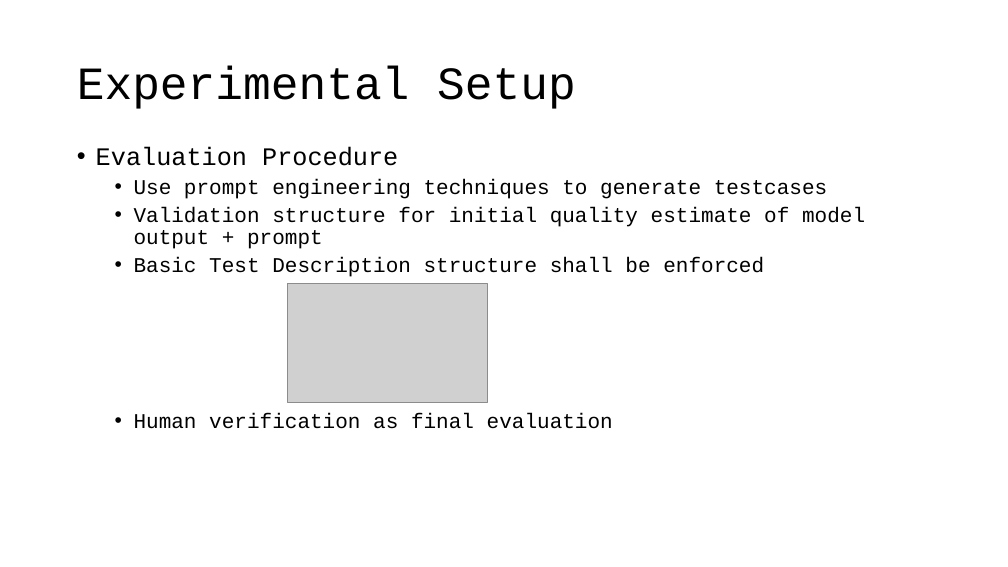
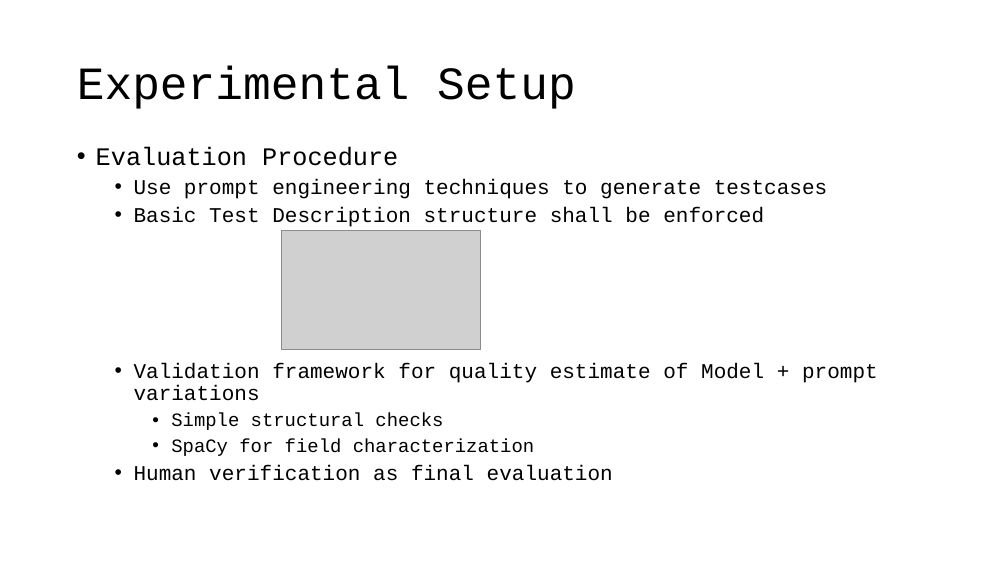
Before and after one commit to as-cal8/RBST-prompt-engineering, a slide deck: slide 4 of presentation/RBST_prompt-eng [Autosaved].pptx (slide 5 before the commit). Drawn at 1008x567 pixels with LibreOffice and Linux fonts; fonts in the diff are those of the drawing; grey boxes stand for pictures. Boxes give left, top, right and bottom in pixels: in the first picture for what was removed or moved away, otherwise in the second. Text is boxed around its words. In the diff, an @@ line names an element or a change of style, - is before the commit and + after.

```diff
--- a/presentation/RBST_prompt-eng [Autosaved].pptx
+++ b/presentation/RBST_prompt-eng [Autosaved].pptx
@@ text at (x1=134, y1=207, x2=865, y2=249): paragraph removed @@
-  • Validation structure for initial quality estimate of model output + prompt
@@ picture moved from (x1=287, y1=284, x2=487, y2=402) to (x1=281, y1=231, x2=481, y2=349) @@
@@ text at (x1=134, y1=363, x2=878, y2=456): paragraphs added @@
+  • Validation framework for quality estimate of Model + prompt variations
+    • Simple structural checks
+    • SpaCy for field characterization
```
Also in this commit, not shown: 4 other slides changed, 5 slides added, 2 slides removed, 10 other files.
